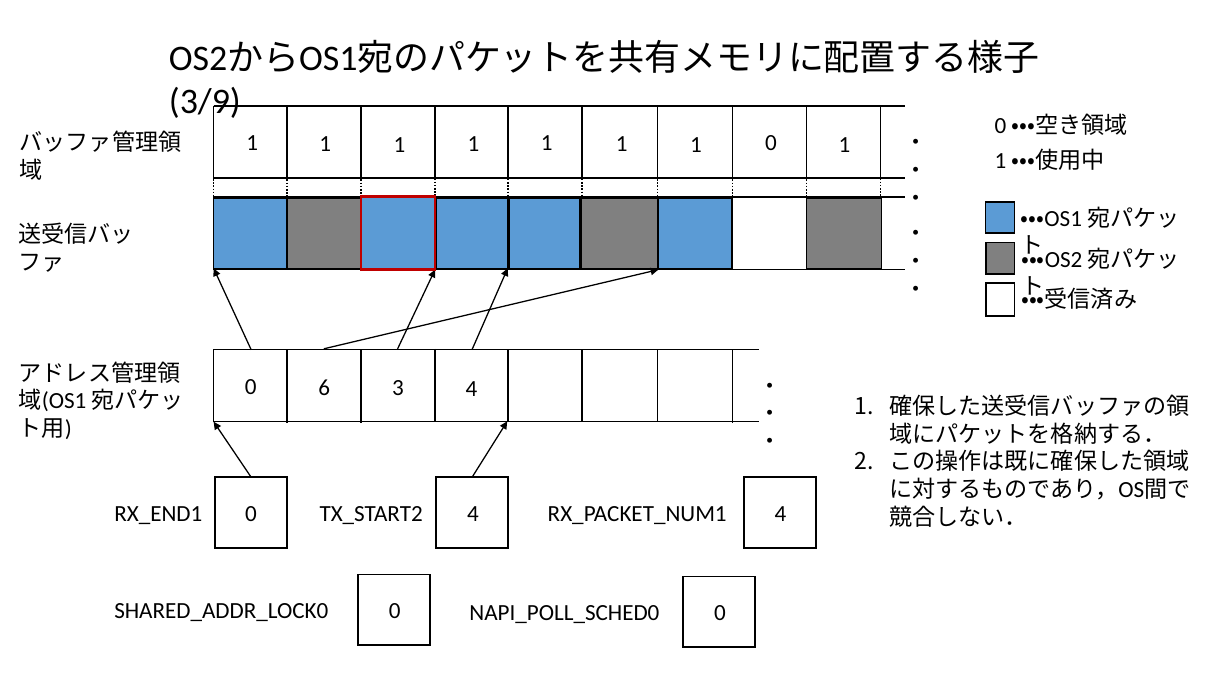
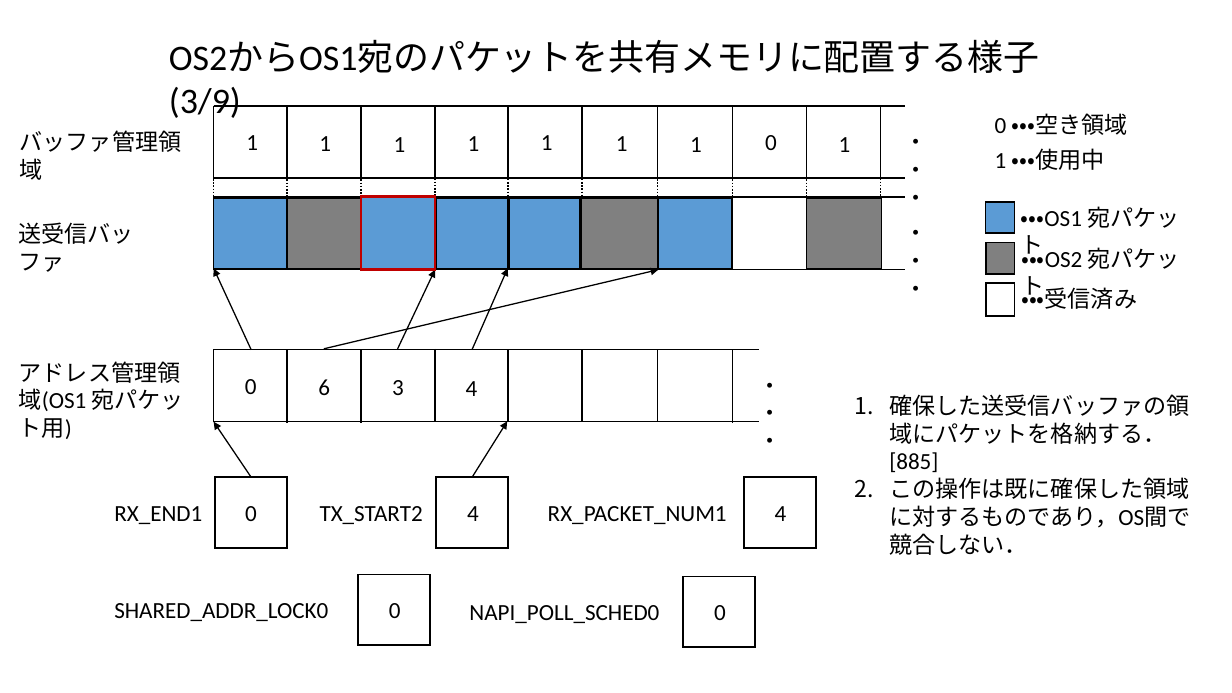
Before and after one commit to yoshida-shu/materials, a slide deck: slide 4 of snull.pptx. Drawn at 1232x693 pixels with LibreOffice and Linux fonts; fonts in the diff are those of the drawing. Boxes give left, top, right and bottom in pixels: in the first picture for what was removed or moved away, otherwise in the second. Text is boxed around its words. In the diff, an @@ line names an element or a change of style, - is before the commit and + after.

```diff
--- a/snull.pptx
+++ b/snull.pptx
@@ text at [889, 394, 1189, 472]: text changed @@
-1. 確保した送受信バッファの領域にパケットを格納する．
+1. 確保した送受信バッファの領域にパケットを格納する．[885]
```
Also in this commit, not shown: 15 other slides changed, 1 other file.
